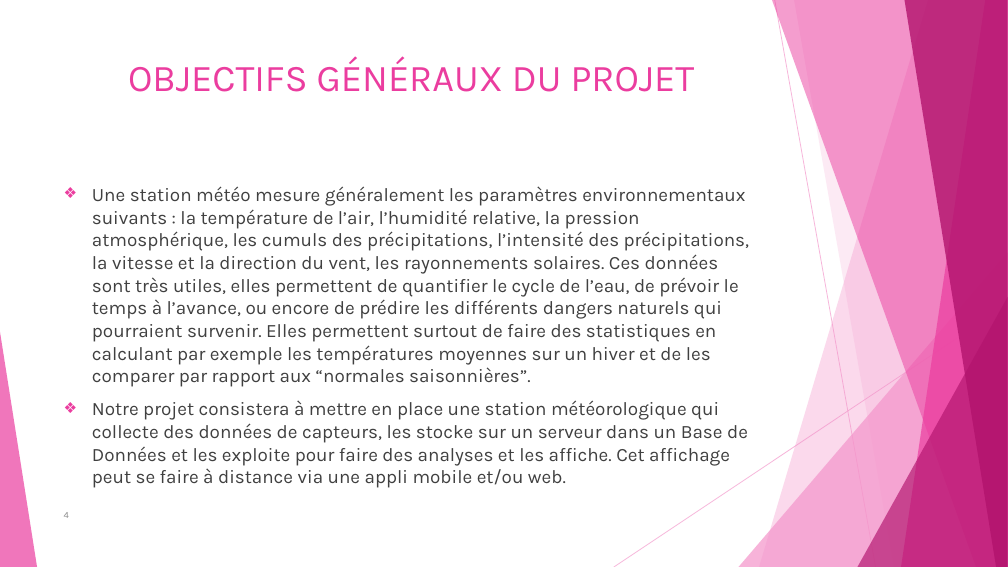
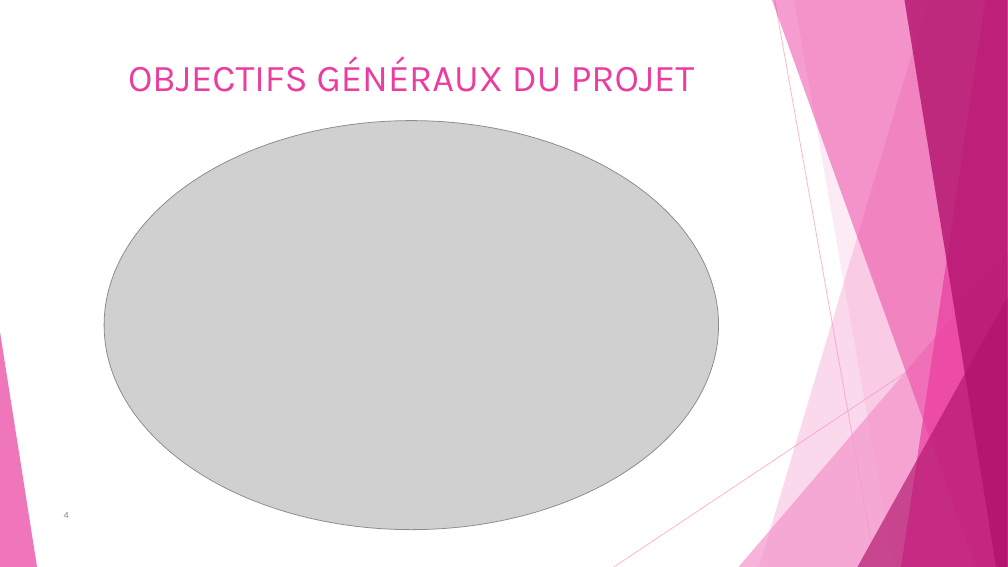
Before and after one commit to mapfra/LPIOTIA_2019_BNJMeteo, a slide deck: slide 4 of Projet BNJ METEO.pptx. Drawn at 1008x567 pixels with LibreOffice and Linux fonts; fonts in the diff are those of the drawing; grey boxes stand for pictures. Boxes give left, top, right and bottom in pixels: in the first picture for what was removed or moved away, otherwise in the second. Text is boxed around its words. In the diff, an @@ line names an element or a change of style, - is before the commit and + after.

Commit message:
powerpoint

```diff
--- a/Projet BNJ METEO.pptx
+++ b/Projet BNJ METEO.pptx
@@ picture added at (x1=104, y1=121, x2=719, y2=530) @@
@@ text removed at (x1=92, y1=186, x2=749, y2=488) @@
-❖ Une station météo mesure généralement les paramètres environnementaux suivants : la température de l’air, l’humidité relative, la pression atmosphérique, les cumuls des précipitations, l’intensité des précipitations, la vitesse et la direction du vent, les rayonnements solaires. Ces données sont très utiles, elles permettent de quantifier le cycle de l’eau, de prévoir le temps à l’avance, ou encore de prédire les différents dangers naturels qui pourraient survenir. Elles permettent surtout de faire des statistiques en calculant par exemple les températures moyennes sur un hiver et de les comparer par rapport aux “normales saisonnières”.
-❖ Notre projet consistera à mettre en place une station météorologique qui collecte des données de capteurs, les stocke sur un serveur dans un Base de Données et les exploite pour faire des analyses et les affiche. Cet affichage peut se faire à distance via une appli mobile et/ou web.
```
Also in this commit, not shown: 1 other slide changed, 2 slides added, 1 slide removed.
